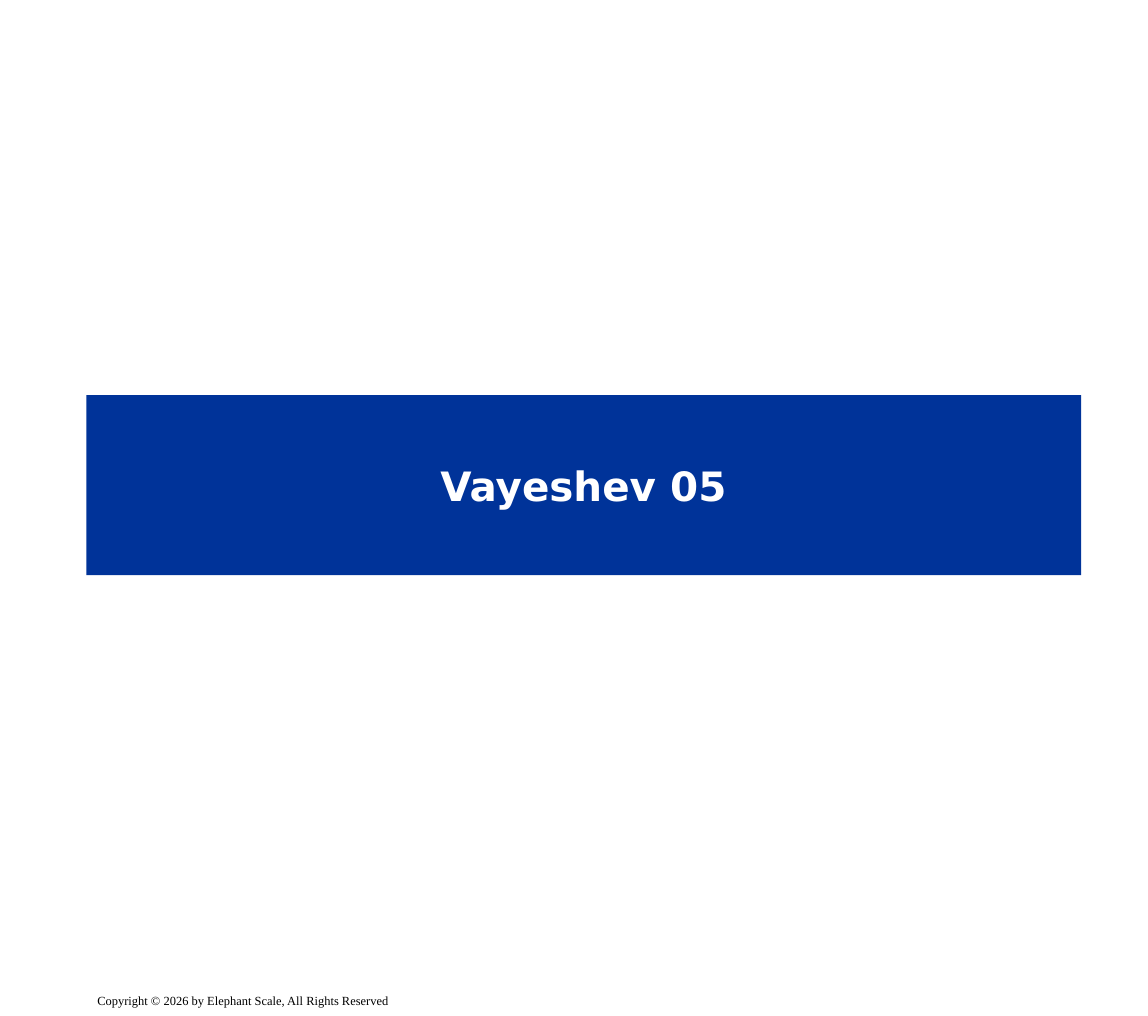
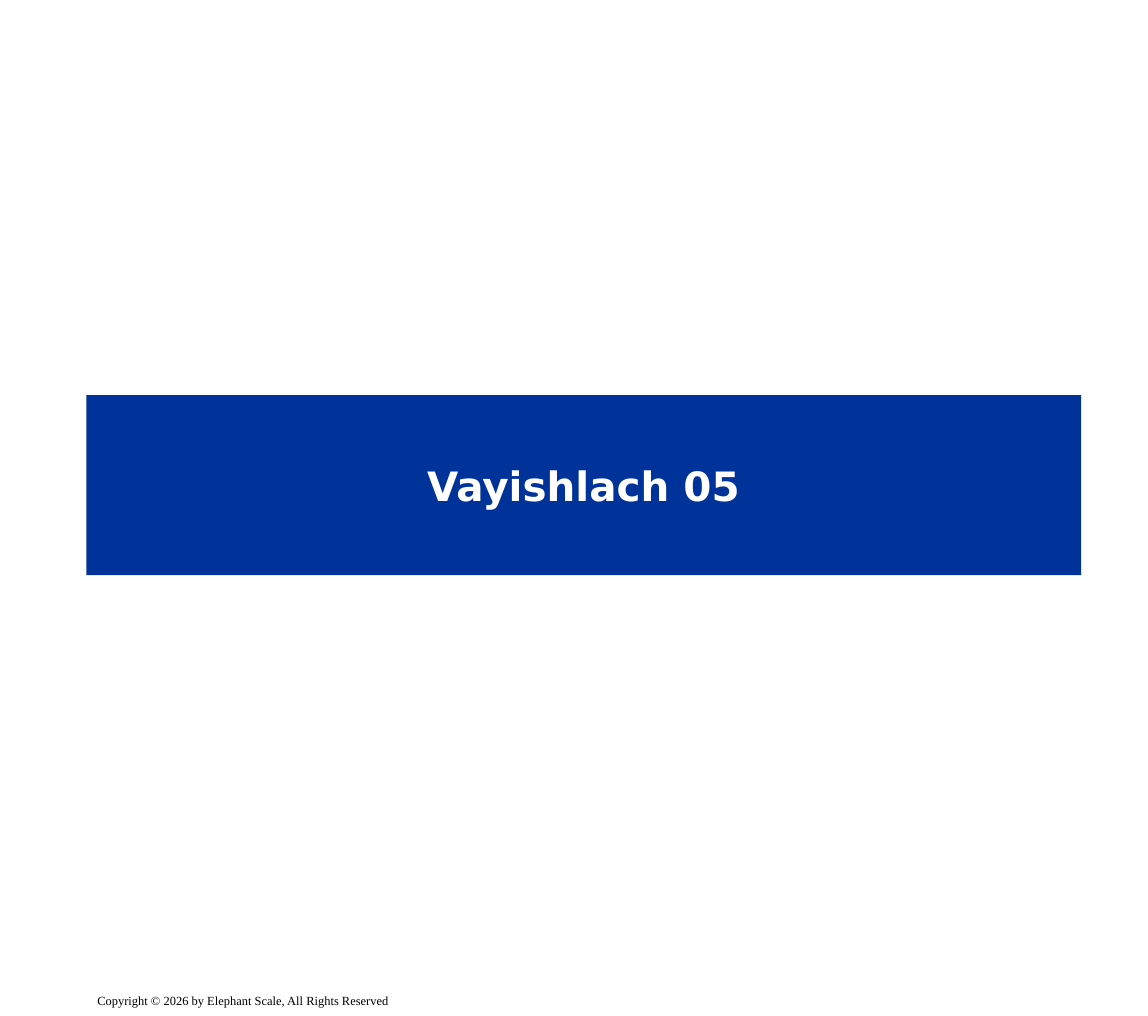
Before and after one commit to markkerzner/Chumash-ha-Arizal, a slide deck: slide 1 of Vayishlach/Slides/05.pptx. Drawn at 1148x1016 pixels with LibreOffice and Linux fonts; fonts in the diff are those of the drawing; background and template pictures are left out. Boxes give left, top, right and bottom in pixels: in the first picture for what was removed or moved away, otherwise in the second. Text is boxed around its words. In the diff, an @@ line names an element or a change of style, - is before the commit and + after.

```diff
--- a/Vayishlach/Slides/05.pptx
+++ b/Vayishlach/Slides/05.pptx
@@ title at [427,470,739,510]: text changed @@
-Vayeshev 05
+Vayishlach 05
```
Also in this commit, not shown: 1 other slide changed, 7 slides added, 2 other files.
